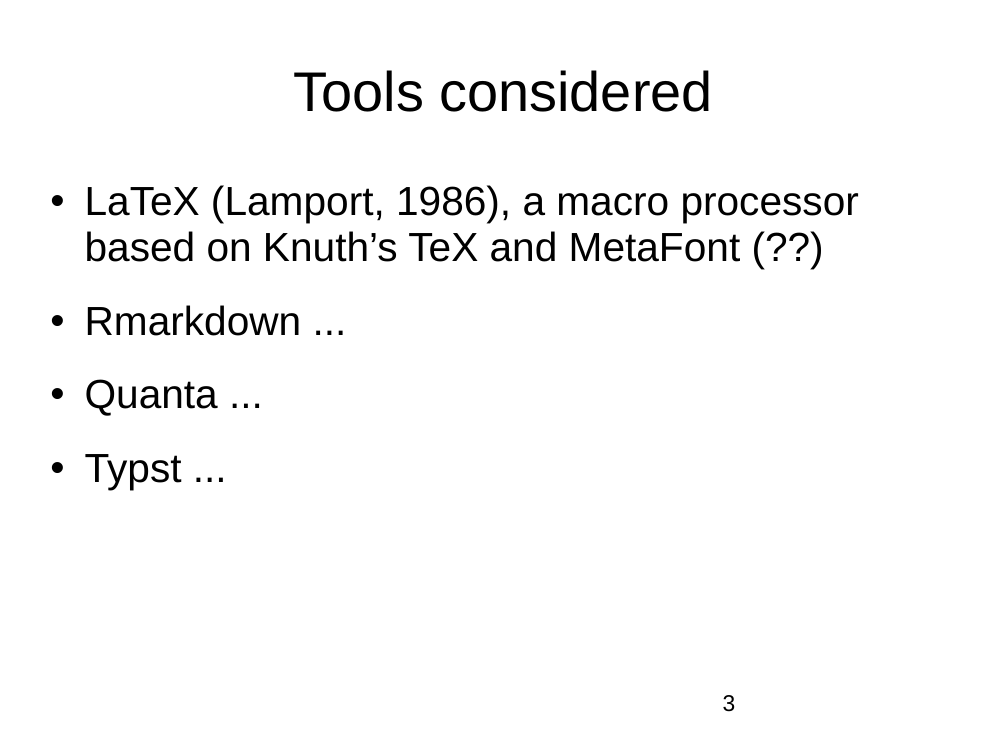
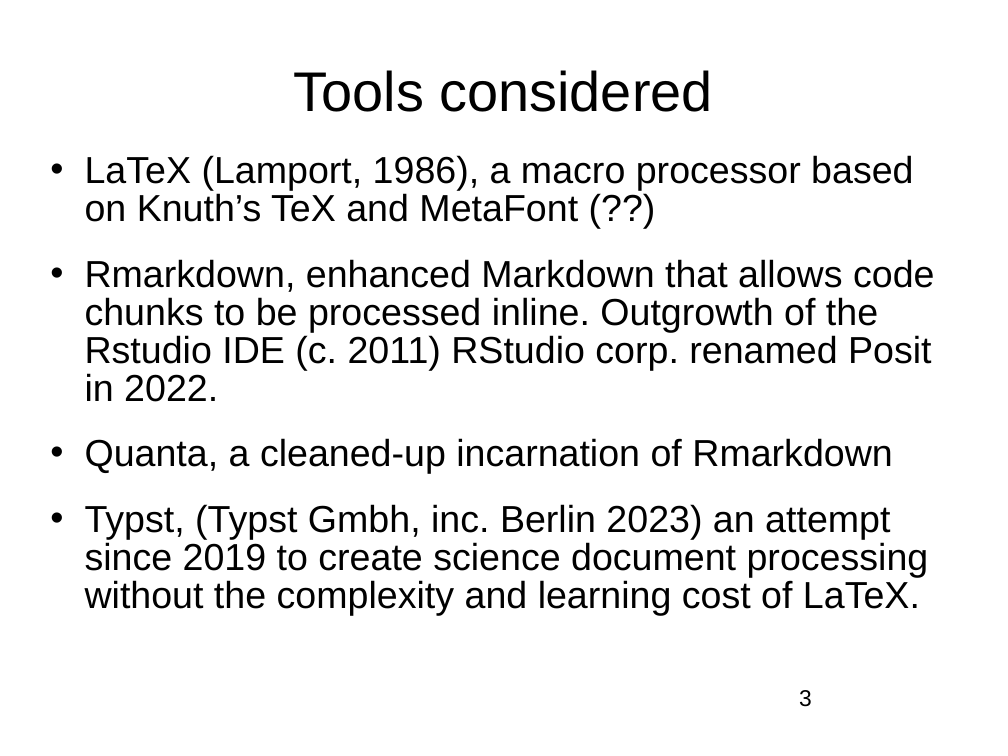
Before and after one commit to nashjc/Partridges, a slide deck: slide 3 of LinuxOttawa20260108.odp. Drawn at 1008x756 pixels with LibreOffice and Linux fonts; fonts in the diff are those of the drawing; background and template pictures are left out. Boxes give left, top, right and bottom in pixels: in the first picture for what was removed or moved away, otherwise in the second. Text is boxed around its words. In the diff, an @@ line names an element or a change of style, - is before the commit and + after.

```diff
--- a/LinuxOttawa20260108.odp
+++ b/LinuxOttawa20260108.odp
@@ text "LaTeX (Lamport, 1986), a macro ...": place and size @@
-text "LaTeX (Lamport, 1986), a macro ..." at box(85, 185, 859, 490)
+text "LaTeX (Lamport, 1986), a macro ..." at box(85, 155, 934, 615)
@@ text at box(85, 155, 913, 222): size 32 to 29.6 pt in "LaTeX (Lamport, 1986), a macro processor based ..."; line spacing 0.94 to 0.84 @@
@@ text at box(85, 259, 934, 615): text changed; size 32 to 29.6 pt @@
-• Rmarkdown ...
-• Quanta ...
-• Typst ...
+• Rmarkdown, enhanced Markdown that allows code chunks to be processed inline. Outgrowth of the Rstudio IDE (c. 2011) RStudio corp. renamed Posit in 2022.
+• Quanta, a cleaned-up incarnation of Rmarkdown
+• Typst, (Typst Gmbh, inc. Berlin 2023) an attempt since 2019 to create science document processing without the complexity and learning cost of LaTeX.
@@ page number: place and size @@
-page number at box(723, 695, 736, 712)
+page number at box(799, 690, 812, 707)
```
Also in this commit, not shown: 11 other slides changed.
